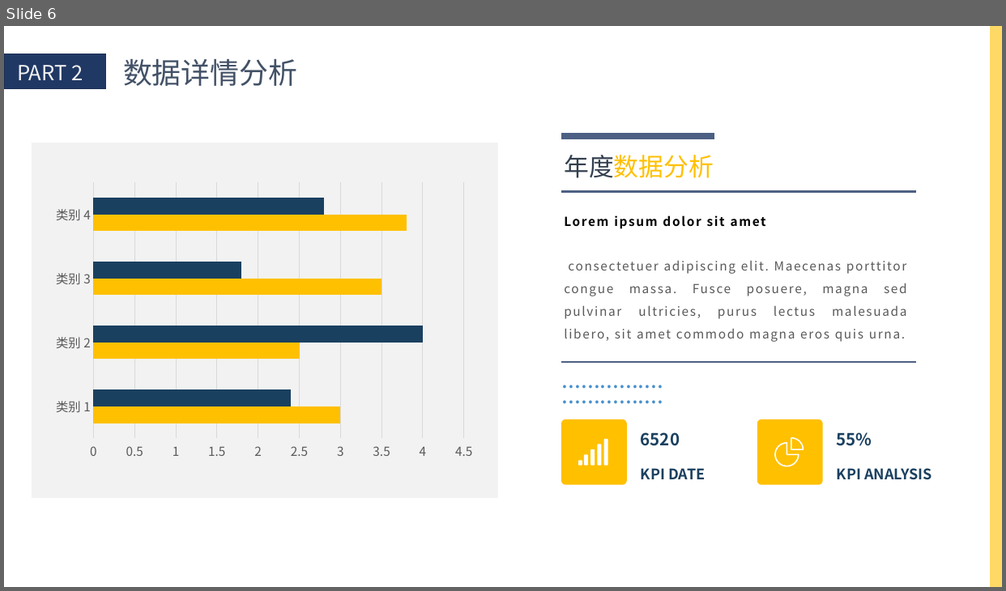
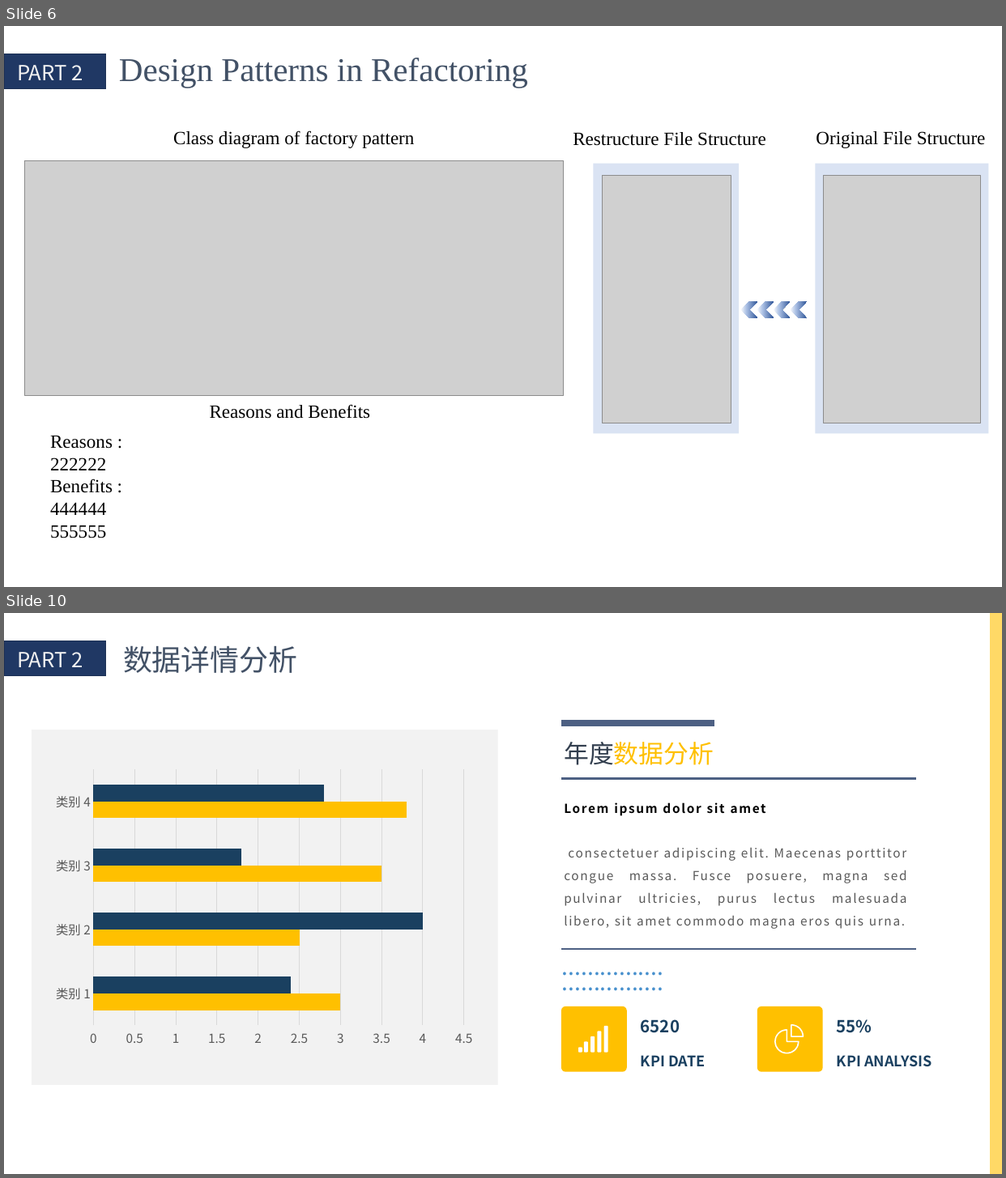
Before and after one commit to QinCheng0928/Cocos2d, a slide deck: 文档/DesignPattern.pptx. Shown one above the other, each under a label of ours: slide 6 before the commit, slides 6 and 10 after it; the slides between them are not shown. The pictures are 1006x591 and 1006x1178 pixels, drawn with LibreOffice and Linux fonts; fonts in the diff are those of the drawing; grey boxes stand for pictures. Boxes give left, top, right and bottom in pixels: in the first picture for what was removed or moved away, otherwise in the second. Text is boxed around its words. In the diff, an @@ line names an element or a change of style, - is before the commit and + after.

```diff
--- a/文档/DesignPattern.pptx
+++ b/文档/DesignPattern.pptx
@@ slide 6 added at [4,26,1002,587], background #FFFFFF @@
@@ rectangle added at [4,54,106,90], fill #203864, outline #1E3256 1 pt @@
@@ text added at [17,65,83,80], 20 pt, text #F2F2F2 @@
+PART 2
@@ text added at [119,58,528,88], 32 pt, text #425166 @@
+Design Patterns in Refactoring
@@ text added at [173,130,414,148], 18 pt, text #000000 @@
+Class diagram of factory pattern
@@ group added at [573,131,989,434]: 4 chevrons, 2 rectangles, 2 pictures, 2 texts @@
+Original File Structure
+Restructure File Structure
@@ picture added at [24,160,563,396] @@
@@ text added at [210,404,370,419], 18 pt, text #000000 @@
+Reasons and Benefits
@@ text added at [50,436,113,539], 18 pt, text #000000 @@
+Reasons :
+222222
+Benefits :
+444444
+555555
@@ what was slide 6 is now slide 10 @@
```
Also in this commit, not shown: 3 slides changed, 4 other slides added, 1 slide removed, 1 other file.
